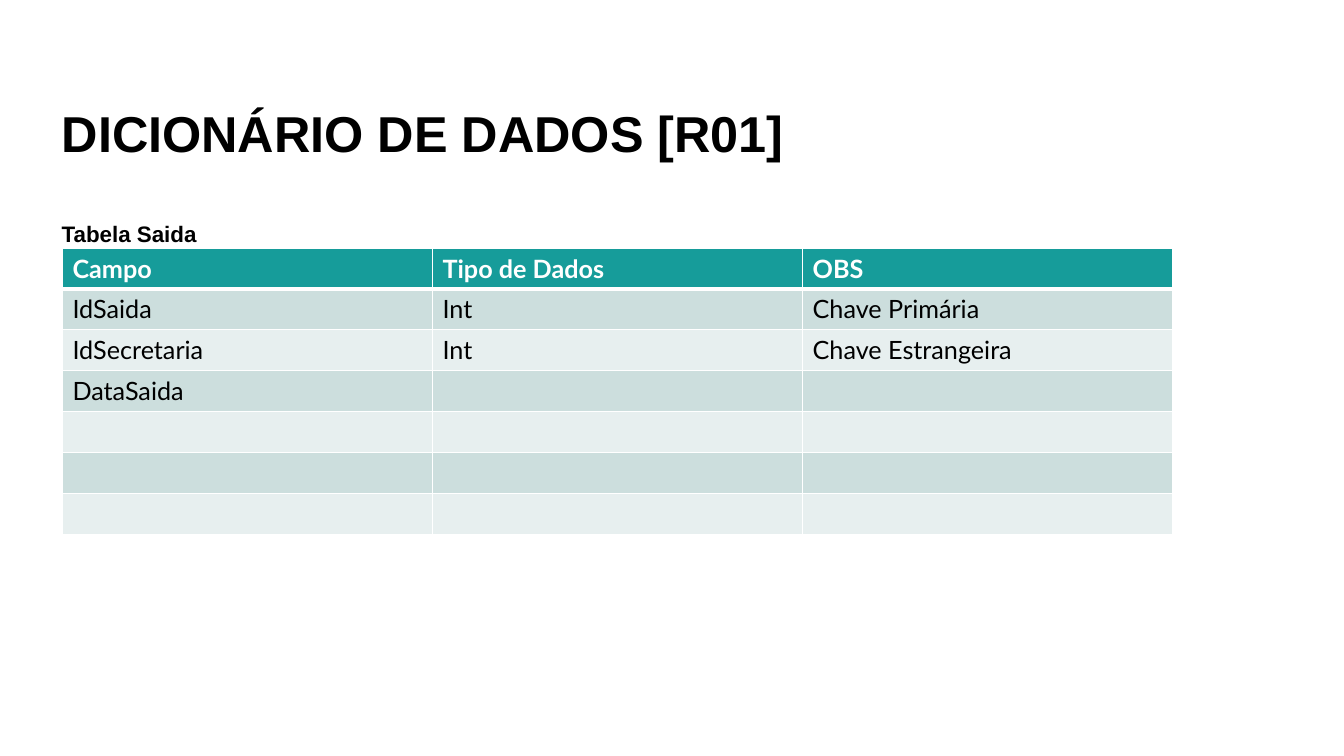
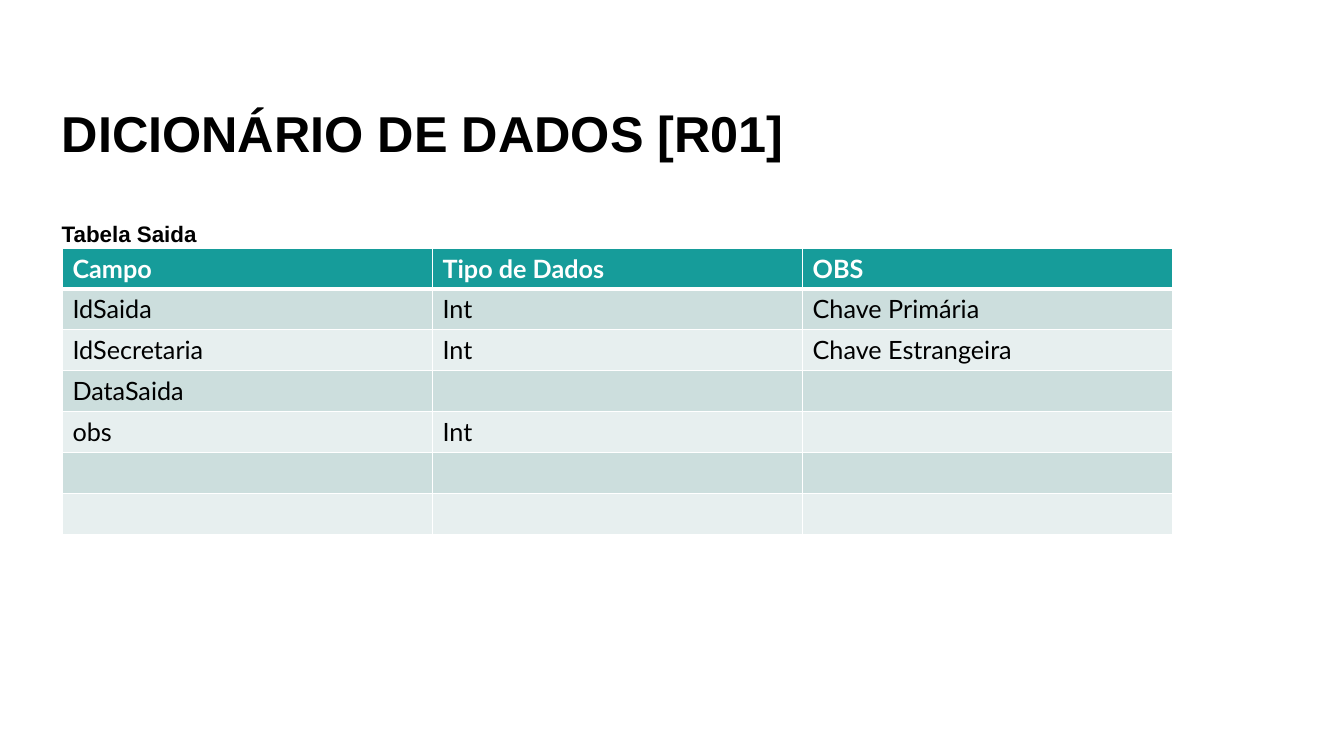
Before and after one commit to anassophia/alomoxarifadoafrodite, a slide deck: slide 19 of Documentacao/ModelagemSistema_TemplateInicial.pptx. Drawn at 1344x756 pixels with LibreOffice and Linux fonts; fonts in the diff are those of the drawing. Boxes give left, top, right and bottom in pixels: in the first picture for what was removed or moved away, otherwise in the second. Text is boxed around its words. In the diff, an @@ line names an element or a change of style, - is before the commit and + after.

```diff
--- a/Documentacao/ModelagemSistema_TemplateInicial.pptx
+++ b/Documentacao/ModelagemSistema_TemplateInicial.pptx
@@ table at bbox=[63, 248, 1173, 534] @@
+row 5: obs | Int | 
-row 7:  |  | 
```
Also in this commit, not shown: 7 other slides changed, 3 other files.
